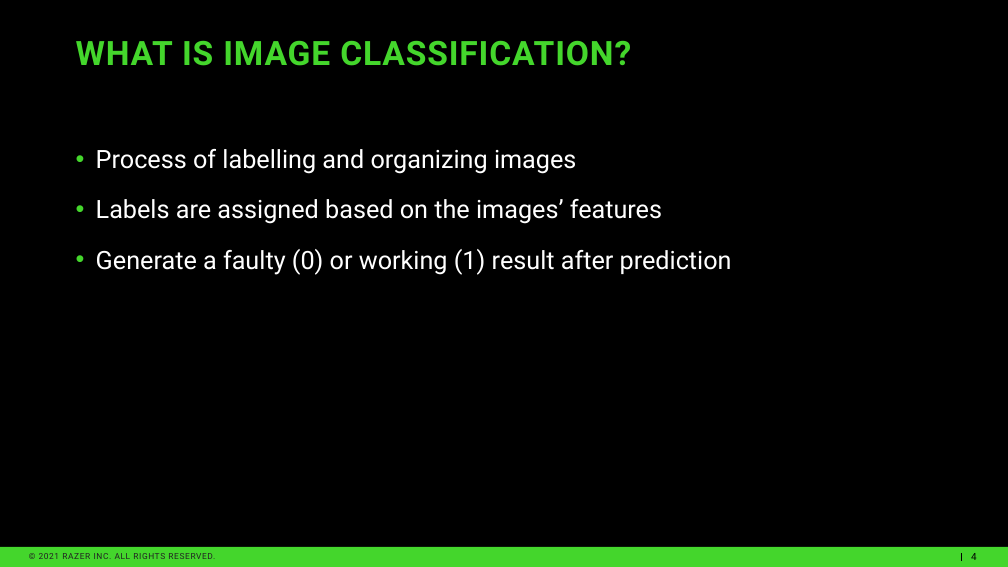
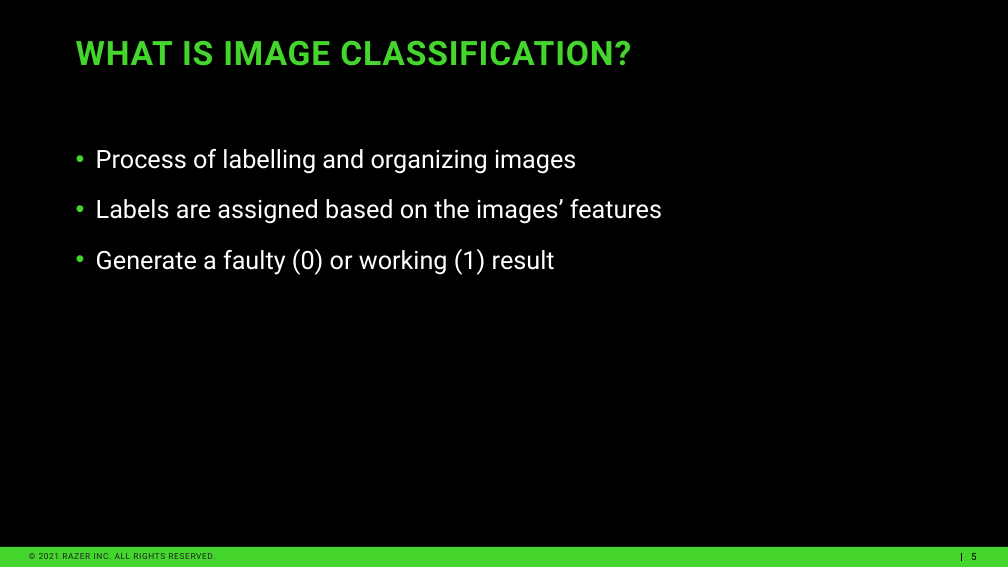
Before and after one commit to rommelsim/Capstone-Revised, a slide deck: slide 5 of Revised Capstone Presentation.pptx (slide 4 before the commit). Drawn at 1008x567 pixels with LibreOffice and Linux fonts; fonts in the diff are those of the drawing; background and template pictures are left out. Boxes give left, top, right and bottom in pixels: in the first picture for what was removed or moved away, otherwise in the second. Text is boxed around its words. In the diff, an @@ line names an element or a change of style, - is before the commit and + after.

```diff
--- a/Revised Capstone Presentation.pptx
+++ b/Revised Capstone Presentation.pptx
@@ text at (96,249,555,275): text changed @@
-• Generate a faulty (0) or working (1) result after prediction
+• Generate a faulty (0) or working (1) result
@@ page number at (971,553,977,560): text changed @@
-4
+5
```
Also in this commit, not shown: 12 other slides changed, 4 slides added, 9 other files.
